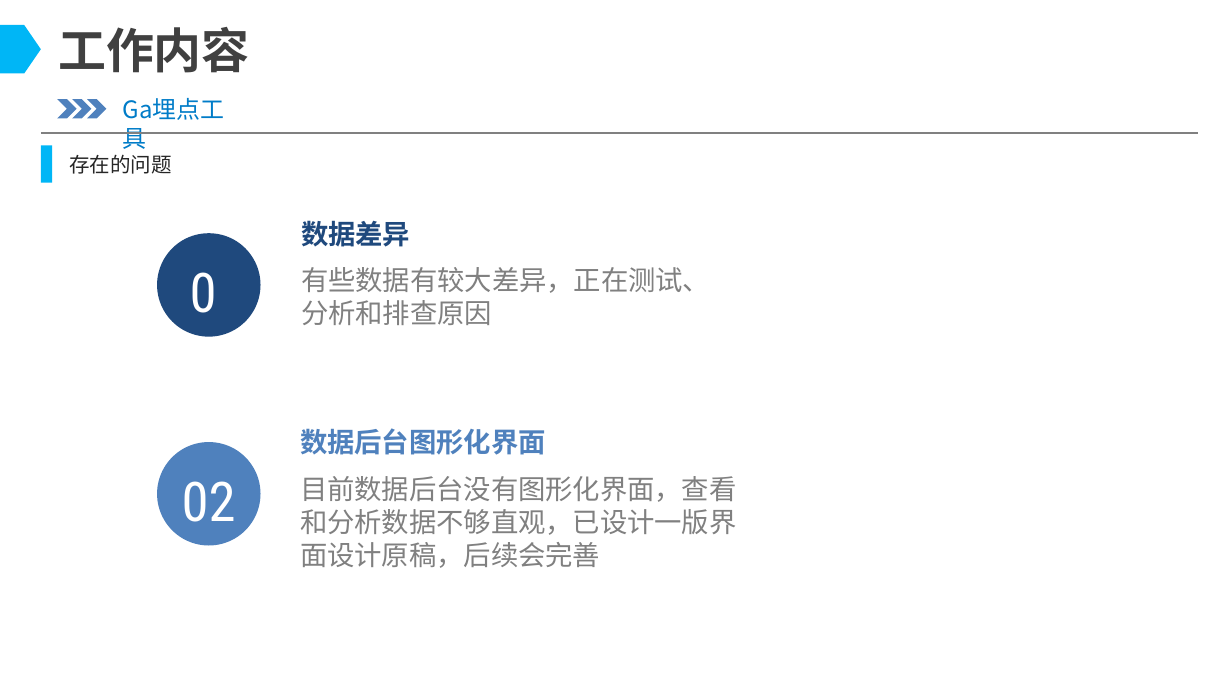
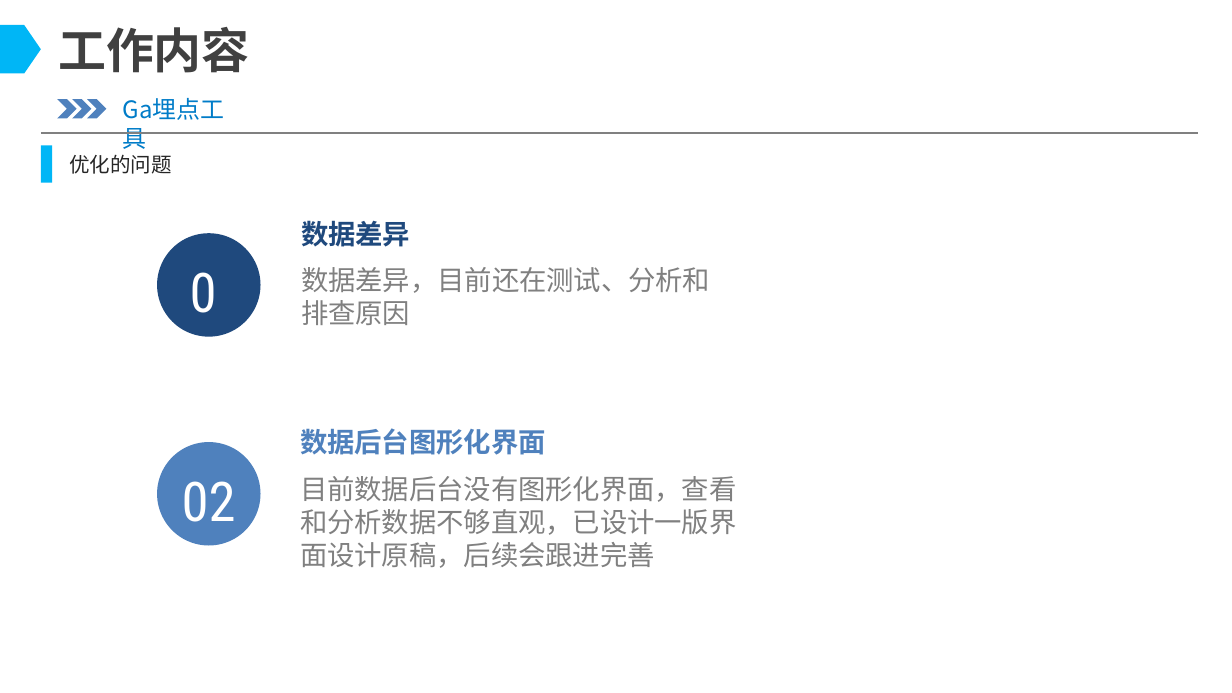
Before and after one commit to illusionGD/test, a slide deck: slide 14 of 谭锦德-2022述职PPT.pptx. Drawn at 1232x693 pixels with LibreOffice and Linux fonts; fonts in the diff are those of the drawing; background and template pictures are left out. Boxes give left, top, right and bottom in pixels: in the first picture for what was removed or moved away, otherwise in the second. Text is boxed around its words. In the diff, an @@ line names an element or a change of style, - is before the commit and + after.

```diff
--- a/谭锦德-2022述职PPT.pptx
+++ b/谭锦德-2022述职PPT.pptx
@@ text at (69, 155, 172, 174): text changed @@
-存在的问题
+优化的问题
@@ text at (301, 267, 710, 325): text changed @@
-有些数据有较大差异，正在测试、分析和排查原因
+数据差异，目前还在测试、分析和排查原因
@@ text at (300, 476, 736, 568): text changed @@
-目前数据后台没有图形化界面，查看和分析数据不够直观，已设计一版界面设计原稿，后续会完善
+目前数据后台没有图形化界面，查看和分析数据不够直观，已设计一版界面设计原稿，后续会跟进完善
```
Also in this commit, not shown: 3 other slides changed, 6 slides added.
